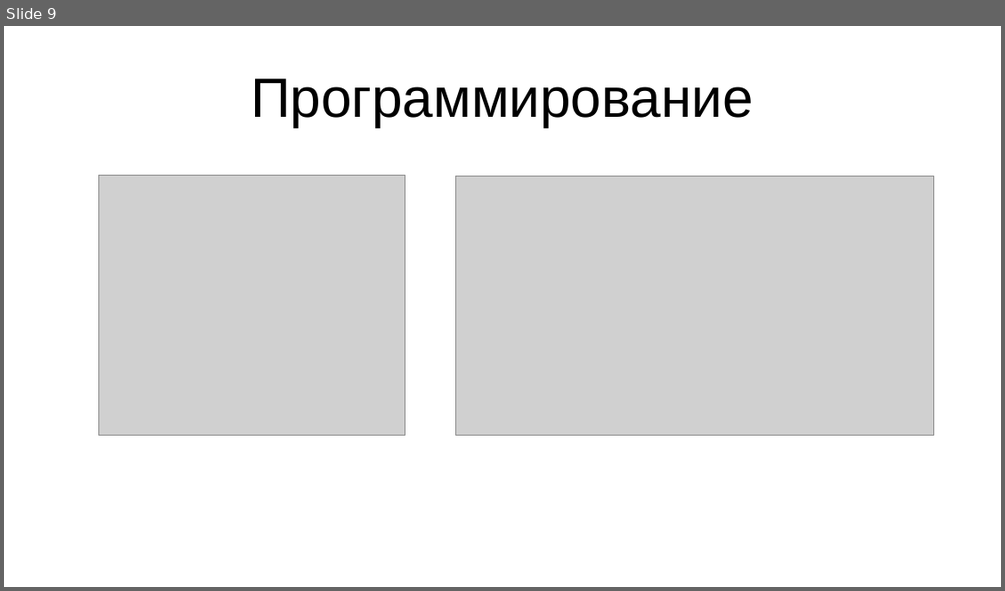
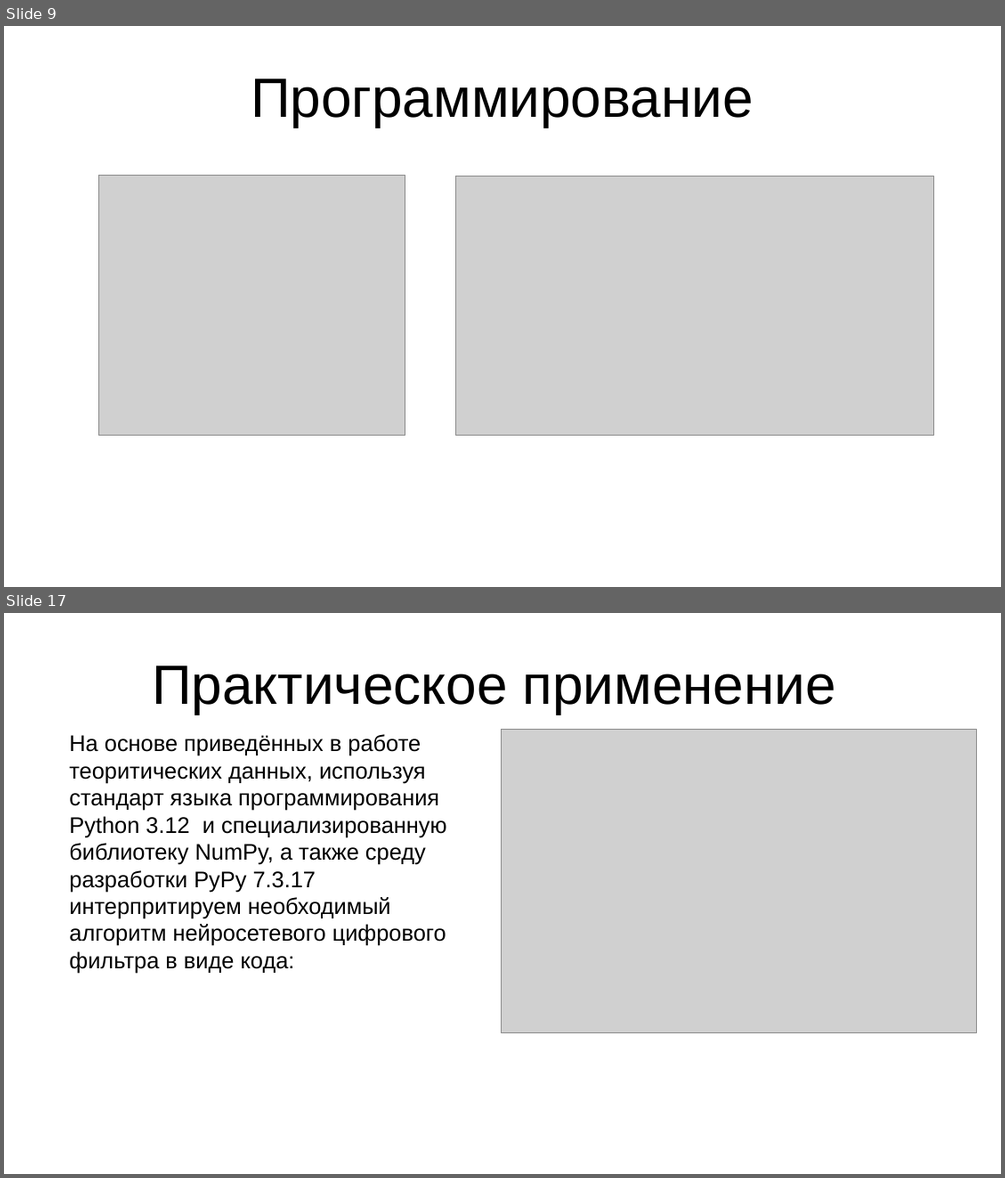
Before and after one commit to SaShiro228/helmet, a slide deck: text/presentation.odp. Shown one above the other, each under a label of ours: slide 9 before the commit, slides 9 and 17 after it; the slides between them are not shown. The pictures are 1005x591 and 1005x1178 pixels, drawn with LibreOffice and Linux fonts; fonts in the diff are those of the drawing; grey boxes stand for pictures. Boxes give left, top, right and bottom in pixels: in the first picture for what was removed or moved away, otherwise in the second. Text is boxed around its words. In the diff, an @@ line names an element or a change of style, - is before the commit and + after.

```diff
--- a/text/presentation.odp
+++ b/text/presentation.odp
@@ slide 17 added at [4, 613, 1001, 1174], background #FFFFFF @@
@@ title added at [152, 666, 836, 714], 44 pt, text #000000 @@
+Практическое применение
@@ text added at [69, 734, 446, 973], 18 pt, text #000000 @@
+На основе приведённых в работе теоритических данных, используя стандарт языка программирования Python 3.12 и специализированную библиотеку NumPy, а также среду разработки PyPy 7.3.17 интерпритируем необходимый алгоритм нейросетевого цифрового фильтра в виде кода:
@@ picture added at [502, 729, 977, 1033] @@
```
Also in this commit, not shown: 8 other slides added, 3 other files.
